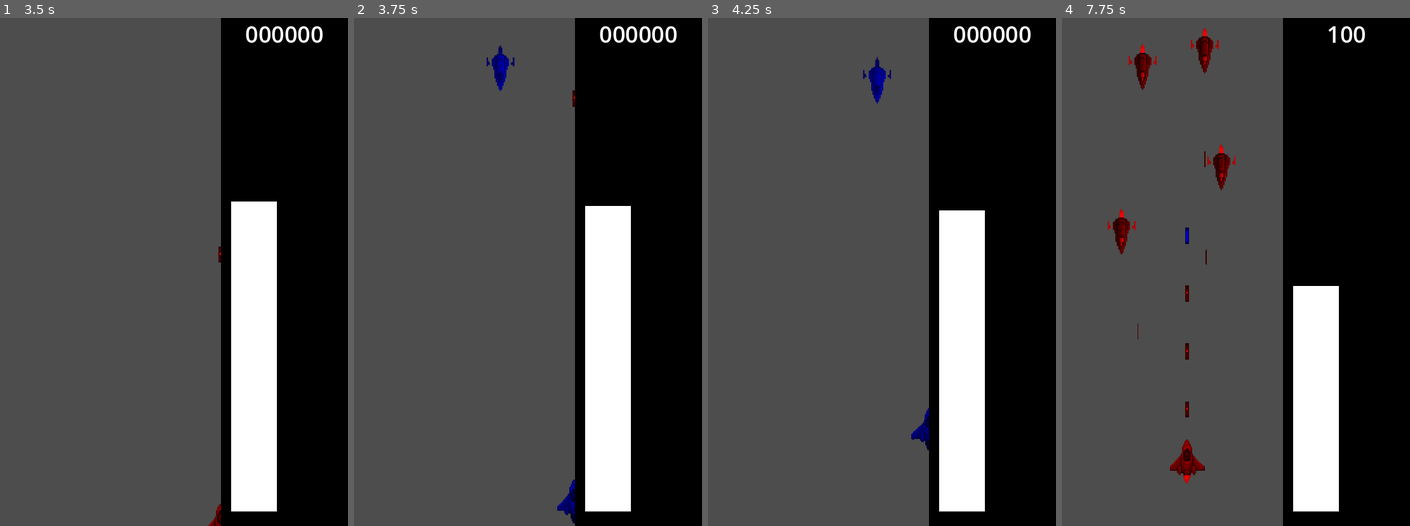
Above: before the commit, frames 1-4 (left to right).
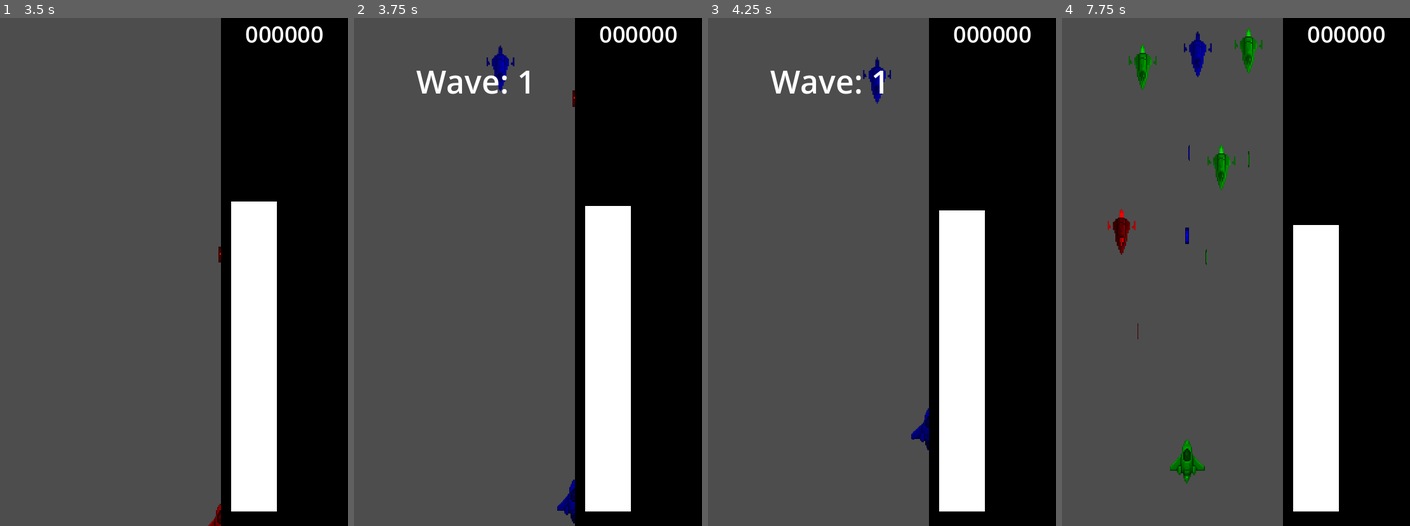
Above: after the commit, the same moments.

Repository: parkernalch/wave-jam
Game: Godot game, scene res://Scenes/Menus/menus.tscn
Same seed, same stepped clock (60 frames per second), same inputs: the game is played once before the commit and once after it. The engine's default icon, where the game draws it, is replaced by a stand-in: a white triangle on a blue panel in a dark square.
Inputs (mouse positions are in pixels of both pictures, inside the frame that each line leads up to):
- Up to frame 1 (3.5 s): click "Play Game" at 0.5 s; move the mouse to (240, 246) at 1.27 s; hold D (right) 1.28-2.03 s; hold Shift (boost) 1.28-2.03 s; right-click (240, 246) at 1.55 s; move the mouse to (80, 297) at 2.02 s; hold S (down) 2.03-2.78 s; right-click (80, 297) at 2.1 s; tap Shift (boost) at 2.3 s; tap Enter at 2.75 s; move the mouse to (194, 160) at 2.77 s; hold D (right) from 2.78 s (still down); hold Shift (boost) from 2.78 s (still down); right-click (194, 160) at 3.05 s
- Up to frame 2 (3.75 s): move the mouse to (493, 373) at 3.52 s; release D (right) at 3.53 s; release Shift (boost) at 3.53 s; hold W (up) from 3.53 s (still down); click (493, 373) at 3.6 s
- Up to frame 3 (4.25 s): keep holding W (up); tap Shift (boost) at 3.8 s
- Up to frame 4 (7.75 s): move the mouse to (1333, 348) at 4.27 s; release W (up) at 4.28 s; hold Right mouse button (shoot) 4.28-5.03 s; hold A (left) 4.28-5.78 s; move the mouse to (1103, 195) at 5.02 s; tap Shift (boost) at 5.1, 6.6 s; move the mouse to (1239, 272) at 5.77 s; hold S (down) 5.78-6.53 s; hold Right mouse button (shoot) 5.78-6.53 s; move the mouse to (1162, 145) at 6.52 s; hold D (right) 6.53-7.28 s; move the mouse to (1302, 246) at 7.27 s; hold W (up) from 7.28 s (still down); hold Right mouse button (shoot) from 7.28 s (still down); click (1302, 246) at 7.35 s

Frame 1 is identical in both runs. In frame 2, 0.5% of the frame differs, in the area x 17-51%, y 10-15%; in frame 3, 0.5%; in frame 4, 3.8%, in the area x 19-93%, y 1-92%.

Commit message:
Added New Waveforms | Added Powerups | Added Wave Display

Diff:
--- a/Entities/Bullet/Bullet.gd
+++ b/Entities/Bullet/Bullet.gd
@@ -4,14 +4,16 @@
 @export var hit_box_size: Vector2 = Vector2(8, 8) # bullet AABB size (tune as needed)
 
 var wave_form
+var damage
 
 # Called when the node enters the scene tree for the first time.
 func _ready() -> void:
 	pass # Replace with function body.
 
-func shoot(bulletSpeed, waveForm):
+func shoot(bulletSpeed, waveForm, damage):
 	bullet_speed = bulletSpeed
 	wave_form = waveForm
+	self.damage = damage
 	var color = wave_form["color"]
 	set_tint(color)
 
@@ -48,7 +50,7 @@
 		if aabb.intersects(obj_rect):
 			# narrow-phase: call enemy's hit method or do more precise shape checks
 			if obj.has_method("on_hit"):
-				obj.on_hit(wave_form)
+				obj.on_hit(wave_form, damage)
 				# destroy bullet after hit (adjust to your logic)
 				queue_free()
 			return
--- a/Entities/EnemyBullet/EnemyBullet.gd
+++ b/Entities/EnemyBullet/EnemyBullet.gd
@@ -46,7 +46,7 @@
 		var obj_rect = obj.get_aabb()
 		if aabb.intersects(obj_rect):
 			if obj.has_method("take_damage"):
-				obj.take_damage(1, current_wave_form)
+				obj.take_damage(5, current_wave_form)
 				spatial_hash.remove(self)
 				queue_free()
 			return
--- a/Entities/EnemySpawner/EnemySpawner.gd
+++ b/Entities/EnemySpawner/EnemySpawner.gd
@@ -8,7 +8,10 @@
 @export var spawn_max_x: int = 400
 @export var spawn_y: int = 10
 @export var spawn_min_distance: float = 20.0
+@export var display_wave_count_duration: float = 3.0
 
+var wave_count_label
+var display_wave_count_label_timer
 var wave: int = 0
 
 @onready var ScrollingEnemyEnemy = preload("res://Entities/ScrollingEnemy/ScrollingEnemy.tscn")
@@ -23,7 +26,8 @@
 	enemies.append(HoverEnemyEnemy);
 	TimerHelper.make_timer(self, wave_duration + time_between_waves, spawn_enemy_wave, false, true)
 	TimerHelper.make_timer(self, initial_delay, spawn_enemy_wave, true, true)
-
+	wave_count_label = get_parent().find_child("UICanvas").find_child("UI").find_child("WaveCounter")
+	display_wave_count_label_timer = TimerHelper.make_timer(self, display_wave_count_duration, hide_wave_count_label, true, false)
 
 func get_spawn_point() -> Vector2:
 	# Try to find a spawn X that is at least `spawn_min_distance` away
@@ -54,6 +58,8 @@
 
 func spawn_enemy_wave() -> void:
 	wave += 1
+	wave_count_label.text = "Wave: %d" % wave
+	display_wave_count_label_timer.start()
 	print("Spawning wave %d" % wave)
 	for i in range(0, enemy_count_per_wave + wave - 1):
 		if i == 0:
@@ -72,3 +78,6 @@
 	enemy_instance.position = get_spawn_point()
 	current_enemies.append(enemy_instance)
 	get_parent().add_child(enemy_instance)
+
+func hide_wave_count_label() -> void:
+	wave_count_label.text = ""
--- a/Entities/HoverEnemy/HoverEnemy.gd
+++ b/Entities/HoverEnemy/HoverEnemy.gd
@@ -2,6 +2,7 @@
 
 @onready var Bullet = preload("res://Entities/EnemyBullet/EnemyBullet.tscn")
 @onready var bullet_spawn: Node2D = $BulletSpawn
+@onready var Powerup = preload("res://Entities/Powerup/Powerup.tscn")
 
 @export var bullet_speed = 1000;
 @export var shot_cooldown : float = 1.0
@@ -89,9 +90,9 @@
 	global_position.x = target_x
 	global_position.y = target_y
 
-func on_hit(wave_form) -> void:
+func on_hit(wave_form, damage) -> void:
 	if (wave_form == current_wave_form):
-		health -= 1
+		health -= damage
 
 func detect_player_collision() -> void:
 	var aabb = Rect2(global_position - hit_box_size * 0.5, hit_box_size)
@@ -139,4 +140,12 @@
 	signal_bus.enemy_destroyed.emit()
 	# Add animation
 	spatial_hash.remove(self)
+	randomize()
+	# 50% chance to drop a powerup
+	if randi() % 5 == 0:
+		var powerup_instance = Powerup.instantiate()
+		if get_parent():
+			get_parent().add_child(powerup_instance)
+			powerup_instance.global_position = global_position
+
 	queue_free()
--- a/Entities/HoverEnemy/HoverEnemy.tscn
+++ b/Entities/HoverEnemy/HoverEnemy.tscn
@@ -58,7 +58,6 @@
 z_index = 99
 position = Vector2(427, 145)
 collision_layer = 2
-collision_mask = 2
 script = ExtResource("1_4axbq")
 
 [node name="AnimatedSprite2D" type="AnimatedSprite2D" parent="."]
@@ -75,6 +74,7 @@
 rotation = -3.1415925
 scale = Vector2(3, 3)
 shape = SubResource("RectangleShape2D_bkf3j")
+disabled = true
 
 [node name="BulletSpawn" type="Node2D" parent="."]
 position = Vector2(0, 51)
--- a/Entities/Player/Player.gd
+++ b/Entities/Player/Player.gd
@@ -2,10 +2,12 @@
 
 @onready var Bullet = preload("res://Entities/Bullet/Bullet.tscn")
 @onready var bullet_spawn: Node2D = $BulletSpawn
+
 @export var bullet_speed = 1000;
 @export var speed = 300
 @export var boost_multiplier = 2.0
-@export var shoot_cooldown = 0.3
+@export var shoot_cooldown = .5
+@export var damage = 1
 
 var max_amplitude = 100.0
 var amplitude = 100.0
@@ -14,11 +16,15 @@
 var form_index = 0
 var FORMS = CONSTANTS.DEFAULT_WAVE_FORMS
 var current_form = FORMS.SIN
+var damage_boost_timer
 
 func _ready() -> void:
 	signal_bus.enemy_destroyed.connect(_on_enemy_destroy)
 	signal_bus.amplitude_changed.emit(100)
 	shoot_cooldown_timer = TimerHelper.make_timer(self, shoot_cooldown, _reset_shoot_cooldown, false, false)
+	signal_bus.powerup_collected.connect(_on_powerup_collected)
+	get_parent().find_child("DamageBoostTimer").connect("timeout", _on_damage_boost_timeout)
+
 
 func _physics_process(delta: float) -> void:
 	spatial_hash.update(self, get_aabb())
@@ -58,7 +64,7 @@
 	if get_parent() && can_shoot && amplitude > 1:
 		get_parent().add_child(bullet)
 		bullet.global_position = bullet_spawn.global_position
-		bullet.shoot(bullet_speed, current_form)
+		bullet.shoot(bullet_speed, current_form, damage)
 		can_shoot = false
 		amplitude -= 1
 		signal_bus.amplitude_changed.emit(amplitude)
@@ -109,3 +115,19 @@
 
 func die() -> void:
 	signal_bus.player_died.emit()
+
+func _on_powerup_collected(powerup_type):
+	if powerup_type == "DAMAGE":
+		damage += 1
+	elif powerup_type == "SPEED":
+		speed += 50
+	elif powerup_type == "FIRE_RATE":
+		shoot_cooldown = max(0.1, shoot_cooldown - 0.09)
+		shoot_cooldown_timer.wait_time = shoot_cooldown
+	elif powerup_type == "MAX_HEALTH":
+		amplitude = 100
+		signal_bus.amplitude_changed.emit(amplitude)
+
+
+func _on_damage_boost_timeout() -> void:
+	damage = 1
--- a/Entities/Player/Player.tscn
+++ b/Entities/Player/Player.tscn
@@ -54,6 +54,7 @@
 [node name="Player" type="CharacterBody2D"]
 material = SubResource("ShaderMaterial_x44r4")
 scale = Vector2(0.6400006, 0.6400006)
+collision_mask = 2
 script = ExtResource("1_1des2")
 shoot_cooldown = 0.1
 
--- /dev/null
+++ b/Entities/Powerup/Powerup.gd
@@ -0,0 +1,26 @@
+extends RigidBody2D
+
+@export var move_speed: float = 200.0
+
+const POWER_UP_TYPES = [
+	"SPEED",
+	"FIRE_RATE",
+	"DAMAGE",
+	"MAX_HEALTH"
+]
+
+var powerup_type: String = ""
+
+func _ready() -> void:
+	randomize()
+	powerup_type = POWER_UP_TYPES[randi() % POWER_UP_TYPES.size()]
+	var powerup_image_path = "Assets/Powerups/%s.png" % powerup_type
+	$Sprite2D.texture = load(powerup_image_path)
+	$Sprite2D.scale = Vector2(0.3, 0.3)
+
+func _on_pickup(body) -> void:
+	signal_bus.powerup_collected.emit(powerup_type)
+	queue_free()
+
+func _physics_process(delta: float) -> void:
+	linear_velocity = Vector2(0, move_speed)
--- /dev/null
+++ b/Entities/Powerup/powerup.tscn
@@ -0,0 +1,22 @@
+[gd_scene load_steps=3 format=3 uid="uid://bkpgwb0eeogs3"]
+
+[ext_resource type="Script" uid="uid://h7rtblpn0xqk" path="res://Entities/Powerup/Powerup.gd" id="1_ao0ia"]
+
+[sub_resource type="RectangleShape2D" id="RectangleShape2D_ao0ia"]
+size = Vector2(60, 60)
+
+[node name="Powerup" type="RigidBody2D"]
+scale = Vector2(0.3, 0.3)
+gravity_scale = 0.0
+script = ExtResource("1_ao0ia")
+
+[node name="Area2D" type="Area2D" parent="."]
+collision_layer = 2
+
+[node name="CollisionShape2D" type="CollisionShape2D" parent="Area2D"]
+position = Vector2(-3.973643e-07, 0)
+shape = SubResource("RectangleShape2D_ao0ia")
+
+[node name="Sprite2D" type="Sprite2D" parent="."]
+
+[connection signal="body_entered" from="Area2D" to="." method="_on_pickup"]
--- a/Entities/ScrollingEnemy/ScrollingEnemy.gd
+++ b/Entities/ScrollingEnemy/ScrollingEnemy.gd
@@ -2,6 +2,7 @@
 
 @onready var Bullet = preload("res://Entities/EnemyBullet/EnemyBullet.tscn")
 @onready var bullet_spawn: Node2D = $BulletSpawn
+@onready var Powerup = preload("res://Entities/Powerup/Powerup.tscn")
 
 @export var bullet_speed = 1000;
 @export var shot_cooldown : float = 1.0
@@ -77,9 +78,9 @@
 	target_x = clamp(target_x, min_x, max_x)
 	global_position.x = target_x
 
-func on_hit(wave_form) -> void:
+func on_hit(wave_form, damage) -> void:
 	if (wave_form == current_wave_form):
-		health -= 1
+		health -= damage
 
 func detect_player_collision() -> void:
 	var aabb = Rect2(global_position - hit_box_size * 0.5, hit_box_size)
@@ -127,5 +128,12 @@
 	score.add_points(100)
 	signal_bus.enemy_destroyed.emit()
 	# Add animation
+	randomize()
+	if randi() % 3 == 0:
+		var powerup_instance = Powerup.instantiate()
+		if get_parent():
+			get_parent().add_child(powerup_instance)
+			powerup_instance.global_position = global_position
+
 	spatial_hash.remove(self)
 	queue_free()
--- a/Entities/ScrollingEnemy/ScrollingEnemy.tscn
+++ b/Entities/ScrollingEnemy/ScrollingEnemy.tscn
@@ -58,7 +58,6 @@
 z_index = 99
 position = Vector2(427, 145)
 collision_layer = 2
-collision_mask = 2
 script = ExtResource("1_f8lqa")
 
 [node name="AnimatedSprite2D" type="AnimatedSprite2D" parent="."]
@@ -75,6 +74,7 @@
 rotation = -3.1415925
 scale = Vector2(3, 3)
 shape = SubResource("RectangleShape2D_bkf3j")
+disabled = true
 
 [node name="BulletSpawn" type="Node2D" parent="."]
 position = Vector2(0, 51)
--- a/Globals/Constants.gd
+++ b/Globals/Constants.gd
@@ -4,7 +4,9 @@
 # compile-time constant (accessible as CONSTANTS.DEFAULT_WAVE_FORMS)
 const DEFAULT_WAVE_FORMS := {
     "SIN": {"name": "SIN", "color": Vector4(1.0, 0.0, 0.0, 1.0)},
-    "TRIANGLE": {"name": "TRIANGLE", "color": Vector4(0.0, 0.0, 1.0, 1.0)}
+    "TRIANGLE": {"name": "TRIANGLE", "color": Vector4(0.0, 0.0, 1.0, 1.0)},
+    "SAWTOOTH": {"name": "SAWTOOTH", "color": Vector4(0.0, 1.0, 0.0, 1.0)},
+    "SQUARE": {"name": "SQUARE", "color": Vector4(1.0, 1.0, 1.0, 1.0)},
 }
 
 # editable copy exposed to the inspector; initialized from the constant
--- a/Globals/SignalBus.gd
+++ b/Globals/SignalBus.gd
@@ -3,3 +3,4 @@
 signal enemy_destroyed
 signal amplitude_changed(amplitude)
 signal player_died
+signal powerup_collected(powerup_type)
--- a/Scenes/Game/game.gd
+++ b/Scenes/Game/game.gd
@@ -1,6 +1,9 @@
 extends Node2D
 
 var ScoreLabel
+
+@onready var damage_timer: Timer = $DamageBoostTimer
+@onready var damage_progress_bar: ProgressBar = $UICanvas/UI/DamageIncreaseBar
 
 # Called when the node enters the scene tree for the first time.
 func _ready() -> void:
@@ -8,6 +11,9 @@
 	ScoreLabel = $UICanvas/UI/ColorRect/ScoreDisplay
 	signal_bus.connect("player_died", show_game_over)
 	signal_bus.connect("enemy_destroyed", on_enemy_destroyed)
+	signal_bus.connect("powerup_collected", _on_powerup_collected)
+	damage_progress_bar.max_value = damage_timer.wait_time
+	damage_timer.start()
 
 func show_game_over():
 	var panel = get_tree().get_current_scene().get_node("UICanvas/DeathUI")  # adjust path
@@ -19,8 +25,19 @@
 	$ExplosionPlayer.play()
 	ScoreLabel.text = str(score.score)
 
-
 func _on_menu_button_pressed() -> void:
 	get_tree().paused = false
 	spatial_hash.clear()
 	get_tree().change_scene_to_file("res://Scenes/Menus/menus.tscn")
+
+func _process(delta: float) -> void:
+	# Update the progress bar's value to the remaining time of the damage_timer
+	# As the time_left goes from wait_time down to 0, the bar decreases
+	damage_progress_bar.value = damage_timer.time_left
+	if damage_timer.time_left <= 0:
+		damage_progress_bar.visible = false
+
+func _on_powerup_collected(powerup_type):
+	if powerup_type == "DAMAGE":
+		damage_timer.start()
+		damage_progress_bar.visible = true
--- a/Scenes/Game/game.tscn
+++ b/Scenes/Game/game.tscn
@@ -1,9 +1,10 @@
-[gd_scene load_steps=8 format=3 uid="uid://gf4gu3r0d4ub"]
+[gd_scene load_steps=9 format=3 uid="uid://gf4gu3r0d4ub"]
 
 [ext_resource type="Script" uid="uid://bduo2tx0wx2xp" path="res://Scenes/Game/game.gd" id="1_ciybh"]
 [ext_resource type="PackedScene" uid="uid://cgbo4s8g2xsx7" path="res://Entities/Player/Player.tscn" id="1_mv0hc"]
 [ext_resource type="PackedScene" uid="uid://bjt85faac56m6" path="res://Scenes/Game/AmplitudeBar/AmplitudeBar.tscn" id="2_qikps"]
 [ext_resource type="PackedScene" uid="uid://rlp4rxc1x15o" path="res://Entities/EnemySpawner/EnemySpawner.tscn" id="3_qikps"]
+[ext_resource type="Texture2D" uid="uid://dnbslw7b0l7wv" path="res://Assets/Powerups/DAMAGE.png" id="3_xfil1"]
 [ext_resource type="Script" uid="uid://r1wxwl14sbcy" path="res://Entities/EnemySpawner/EnemySpawner.gd" id="4_i1e5p"]
 [ext_resource type="AudioStream" uid="uid://kyde7o3pfxli" path="res://Assets/Audio/explosion.wav" id="6_flgk0"]
 
@@ -16,6 +17,7 @@
 [node name="Player" parent="." instance=ExtResource("1_mv0hc")]
 position = Vector2(200, 700)
 speed = 200
+shoot_cooldown = 0.5
 
 [node name="UICanvas" type="CanvasLayer" parent="."]
 
@@ -49,12 +51,40 @@
 horizontal_alignment = 1
 vertical_alignment = 1
 
-[node name="AmplitudeBar" parent="UICanvas" instance=ExtResource("2_qikps")]
+[node name="DamageIncreaseBar" type="ProgressBar" parent="UICanvas/UI"]
+visible = false
+layout_mode = 0
+offset_left = 495.0
+offset_top = 387.0
+offset_right = 599.0
+offset_bottom = 414.0
+value = 100.0
+show_percentage = false
+
+[node name="TextureRect" type="TextureRect" parent="UICanvas/UI/DamageIncreaseBar"]
+layout_mode = 0
+offset_left = 79.99999
+offset_top = 2.9999998
+offset_right = 261.0
+offset_bottom = 214.0
+scale = Vector2(0.1, 0.1)
+texture = ExtResource("3_xfil1")
+
+[node name="AmplitudeBar" parent="UICanvas/UI" instance=ExtResource("2_qikps")]
+layout_mode = 0
 offset_left = 352.0
 offset_top = 787.0
 offset_right = 952.0
 offset_bottom = 1087.0
 scale = Vector2(1.2400012, 1)
+
+[node name="WaveCounter" type="Label" parent="UICanvas/UI"]
+layout_mode = 0
+offset_left = 150.0
+offset_top = 65.0
+offset_right = 190.0
+offset_bottom = 134.0
+theme_override_font_sizes/font_size = 50
 
 [node name="DeathUI" type="Control" parent="UICanvas"]
 process_mode = 3
@@ -84,11 +114,14 @@
 [node name="EnemySpawner" parent="." instance=ExtResource("3_qikps")]
 script = ExtResource("4_i1e5p")
 wave_duration = 10.0
-enemy_count_per_wave = 8
 spawn_min_x = 100
 spawn_max_x = 300
 
 [node name="ExplosionPlayer" type="AudioStreamPlayer2D" parent="."]
 stream = ExtResource("6_flgk0")
 
+[node name="DamageBoostTimer" type="Timer" parent="."]
+wait_time = 5.0
+one_shot = true
+
 [connection signal="pressed" from="UICanvas/DeathUI/Button" to="." method="_on_menu_button_pressed"]
Binary file added: Assets/Powerups/DAMAGE.png
Not shown, added: Assets/Powerups/DAMAGE.png.import
Binary file added: Assets/Powerups/FIRE_RATE.png
Not shown, added: Assets/Powerups/FIRE_RATE.png.import
Binary file added: Assets/Powerups/MAX_HEALTH.png
Not shown, added: Assets/Powerups/MAX_HEALTH.png.import
Binary file added: Assets/Powerups/SPEED.png
Not shown, added: Assets/Powerups/SPEED.png.import
